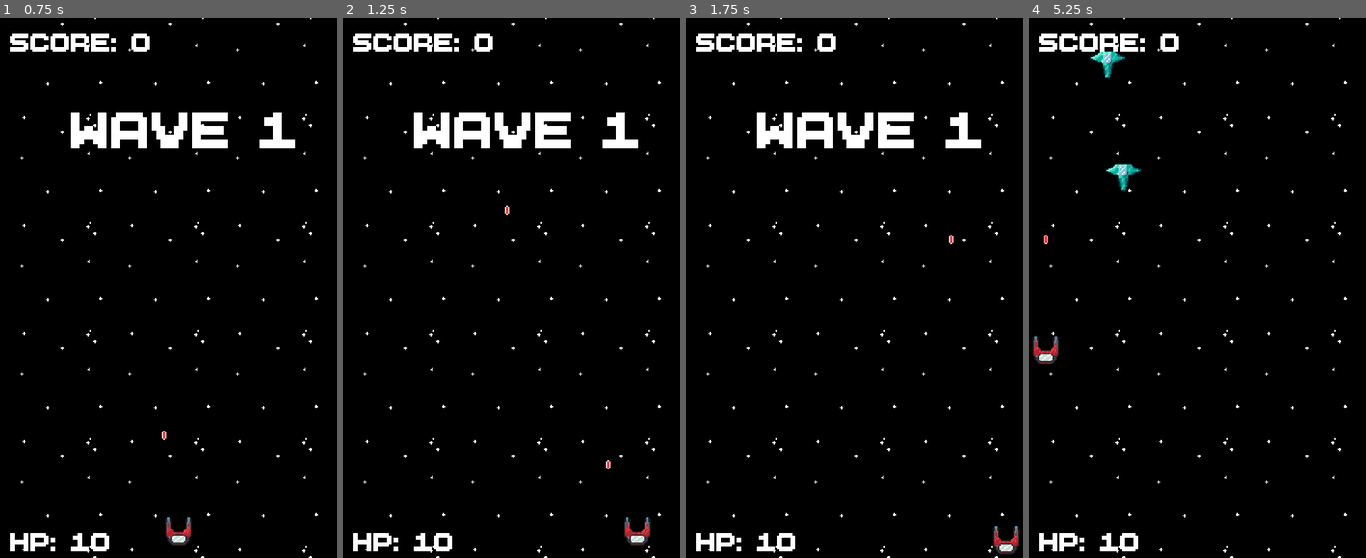
Above: before the commit, frames 1-4 (left to right).
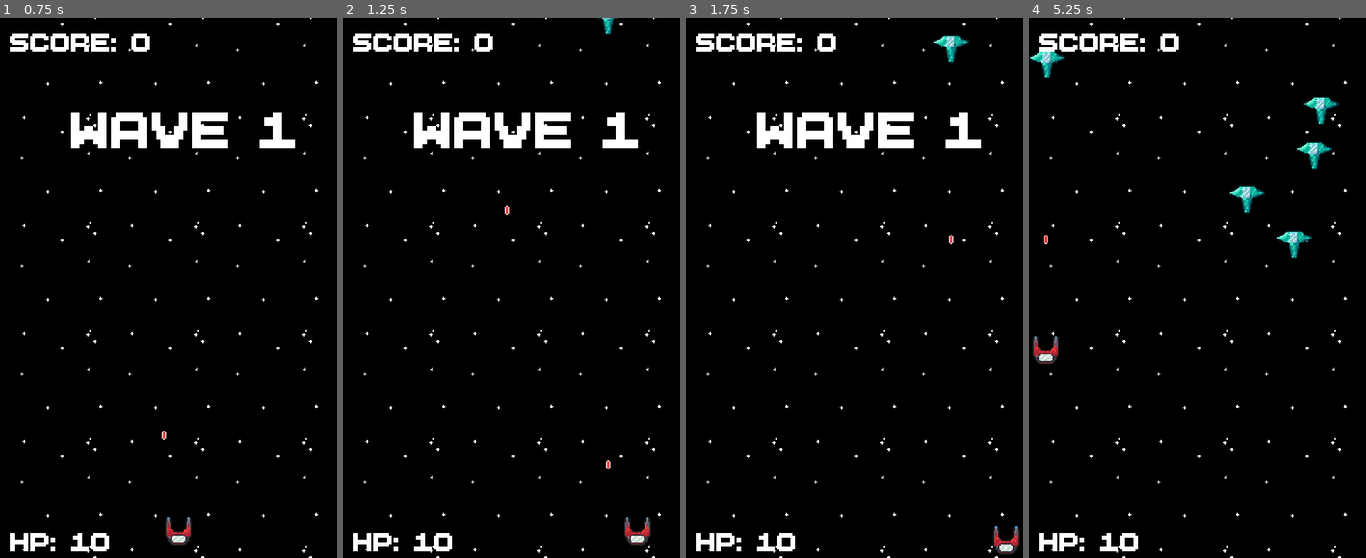
Above: after the commit, the same moments.

Repository: MEga9-C4ortik/Cosmo
Game: Godot game, scene res://scenes/game.tscn
Two runs of this game, one before a commit and one after it. Both use one fixed random seed, a clock stepped at 60 frames per second and the inputs below.
Inputs:
- Up to frame 1 (0.75 s): tap Enter at 0.5 s; hold D (move_right) from 0.53 s (still down); hold Space (shoot) from 0.53 s (still down)
- Up to frame 2 (1.25 s): keep holding D (move_right); keep holding Space (shoot)
- Up to frame 3 (1.75 s): release D (move_right) at 1.28 s; release Space (shoot) at 1.28 s; hold S (move_down) from 1.28 s (still down); tap Space (shoot) at 1.35 s
- Up to frame 4 (5.25 s): release S (move_down) at 2.03 s; hold D (move_right) 2.03-2.78 s; hold Space (shoot) 2.03-2.78 s; hold W (move_up) 2.78-3.53 s; tap Space (shoot) at 2.85, 4.35 s; hold Space (shoot) 3.53-4.28 s; hold A (move_left) 3.53-5.03 s; hold S (move_down) from 5.03 s (still down); hold Space (shoot) from 5.03 s (still down)

Frame 1 is identical in both runs. In frame 2, less than 0.1% of the frame differs, in the area x 75-82%, y 0-4%; in frame 3, 0.3%; in frame 4, 1.8%, in the area x 0-92%, y 6-45%.

Commit message:
add wave common length and dynamic enemy spawning interval

Diff:
--- a/scripts/wave_manager.gd
+++ b/scripts/wave_manager.gd
@@ -3,9 +3,10 @@
 const ENEMY_PLAN = preload("res://scenes/enemy.tscn")
 const ENEMY_MARGIN = 7.5
 const DEF_ENEMY_PER_WAVE = 5
-var enemy_interval = 2
+const ENEMY_INTERVAL = 4.0
 var wave_number = 0
 var wave_enemy_number = 0
+var interval = ENEMY_INTERVAL
 var to_spawn = 0
 var alive = 0
 var is_running = false
@@ -16,8 +17,6 @@
 signal wave_started(n)
 
 func _ready() -> void:
-	is_running = true
-	$"SpawnTimer".wait_time = enemy_interval
 	start_wave()
 
 func start_wave():
@@ -26,13 +25,15 @@
 	wave_enemy_number = DEF_ENEMY_PER_WAVE * wave_number
 	wave_started.emit(wave_number)
 	to_spawn = wave_enemy_number
+	interval = ENEMY_INTERVAL / wave_enemy_number
+	$"SpawnTimer".wait_time = interval if interval >= 0.8 else 0.8
 	$SpawnTimer.start()
 
 func _on_spawn_timer_timeout() -> void:
 	#creating enemy nad adding to the scene
 	var enemy = ENEMY_PLAN.instantiate()
 	enemies_container.add_child(enemy)
-	enemy.global_position = Vector2(randf_range(ENEMY_MARGIN, 100+ENEMY_MARGIN), -20)
+	enemy.global_position = Vector2(randf_range(ENEMY_MARGIN, 300+ENEMY_MARGIN), -20)
 
 	#connecting signals
 	enemy.died.connect(_on_enemy_died)
